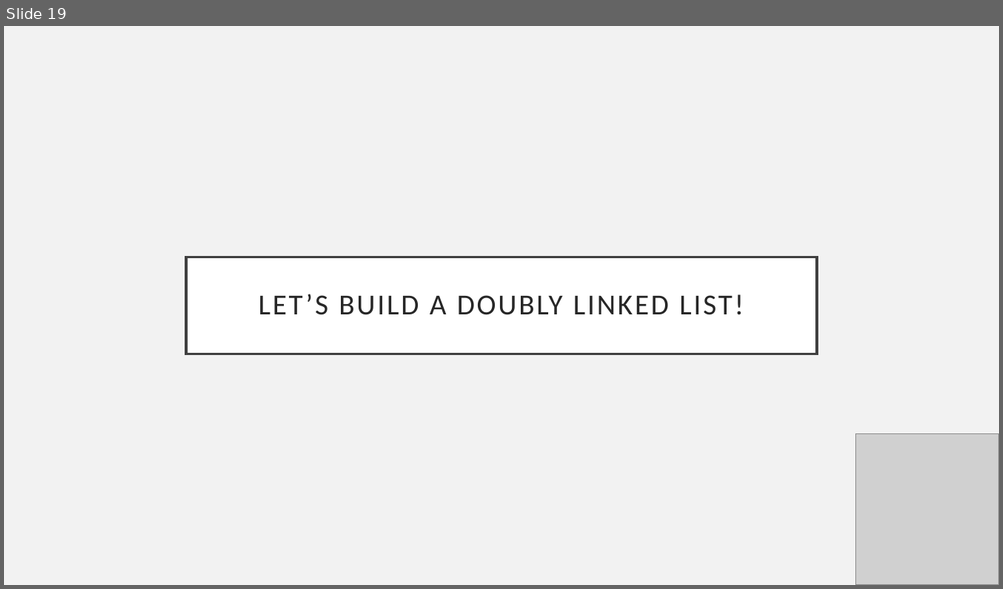
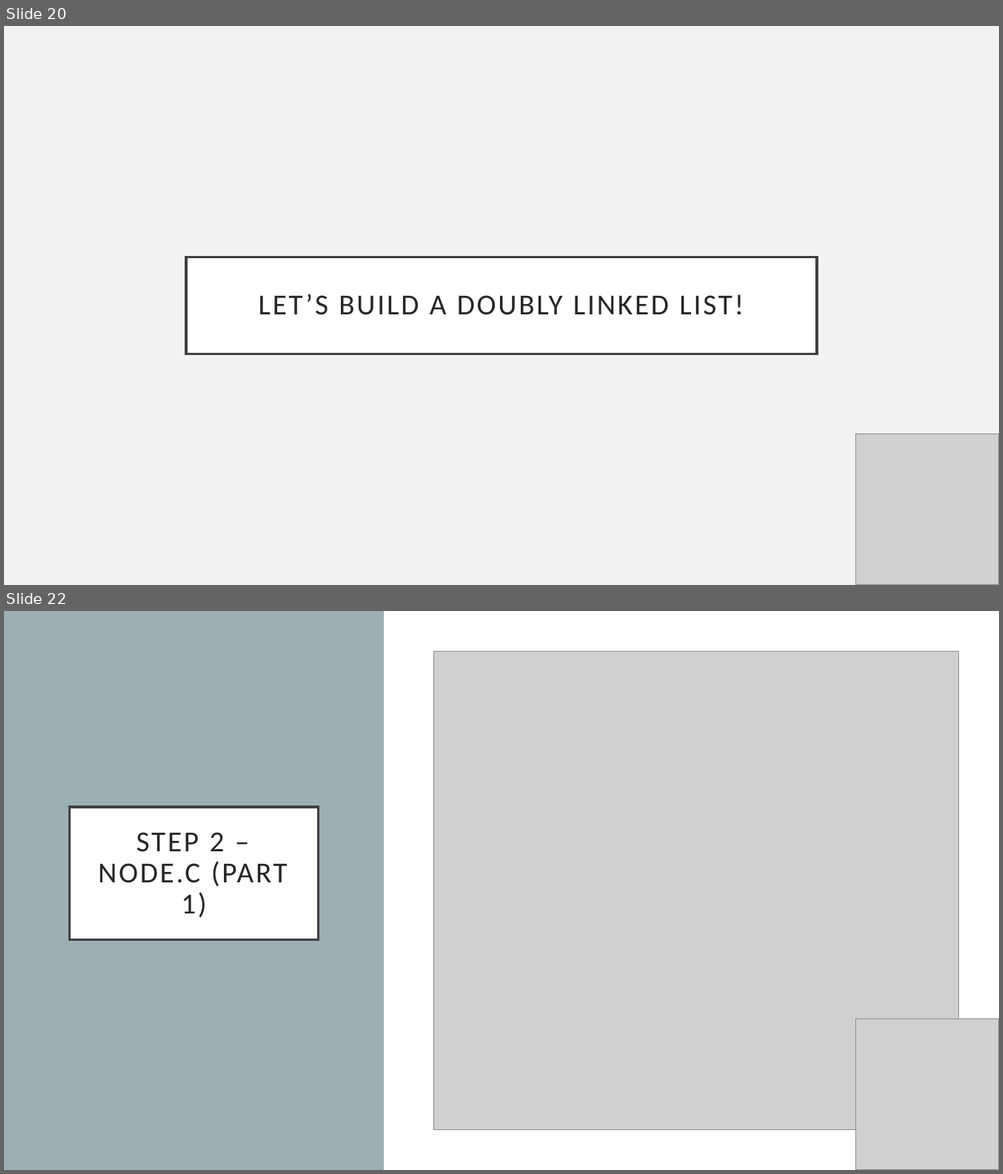
Before and after one commit to SLHCC/c-workshop, a slide deck: ppt/C Workshop.pptx. Shown one above the other, each under a label of ours: slide 19 before the commit, slides 20 and 22 after it; the slides between them are not shown. The pictures are 1003x589 and 1003x1174 pixels, drawn with LibreOffice and Linux fonts; fonts in the diff are those of the drawing; grey boxes stand for pictures. Boxes give left, top, right and bottom in pixels: in the first picture for what was removed or moved away, otherwise in the second. Text is boxed around its words. In the diff, an @@ line names an element or a change of style, - is before the commit and + after.

```diff
--- a/ppt/C Workshop.pptx
+++ b/ppt/C Workshop.pptx
@@ slide 22 added at (x1=4, y1=611, x2=999, y2=1170), background #FFFFFF @@
@@ rectangle added at (x1=4, y1=611, x2=384, y2=1170), fill #9BAFB5 @@
@@ picture added at (x1=434, y1=651, x2=959, y2=1130) @@
@@ title added at (x1=70, y1=807, x2=318, y2=940), fill #FFFFFF, outline #404040 2.5 pt, 28 pt, text #262626 @@
+STEP 2 – NODE.C (PART 1)
@@ picture added at (x1=855, y1=1019, x2=999, y2=1170) @@
@@ what was slide 19 is now slide 20 @@
```
Also in this commit, not shown: 1 slide changed, 5 other slides added, 1 other file.
